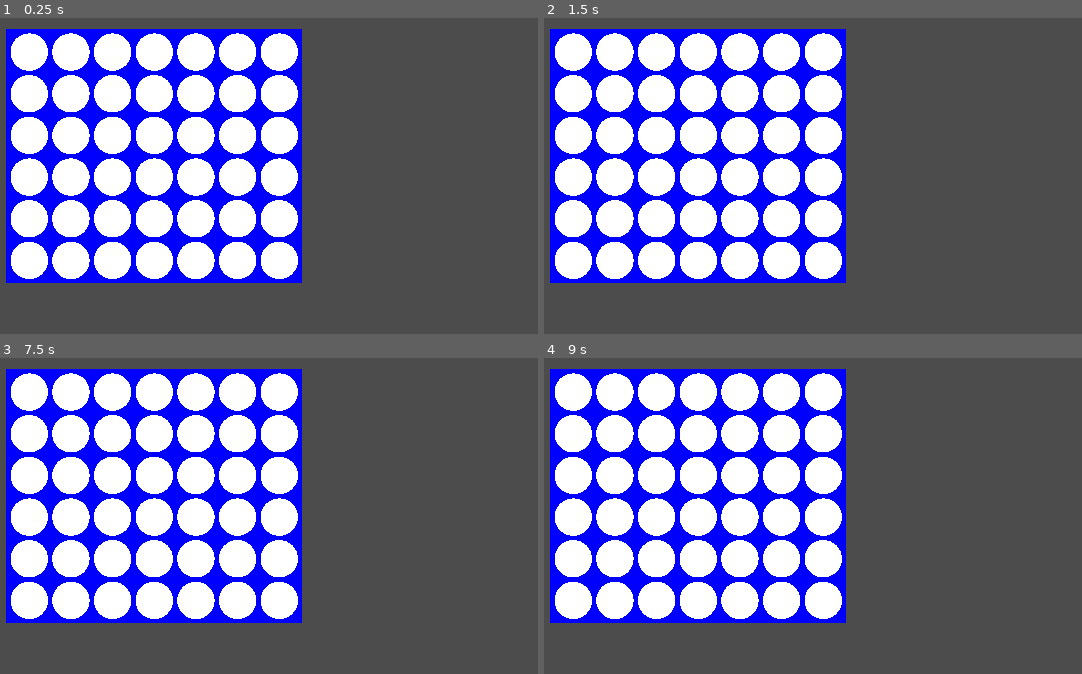
Above: before the commit, frames 1-4 (two rows, left to right).
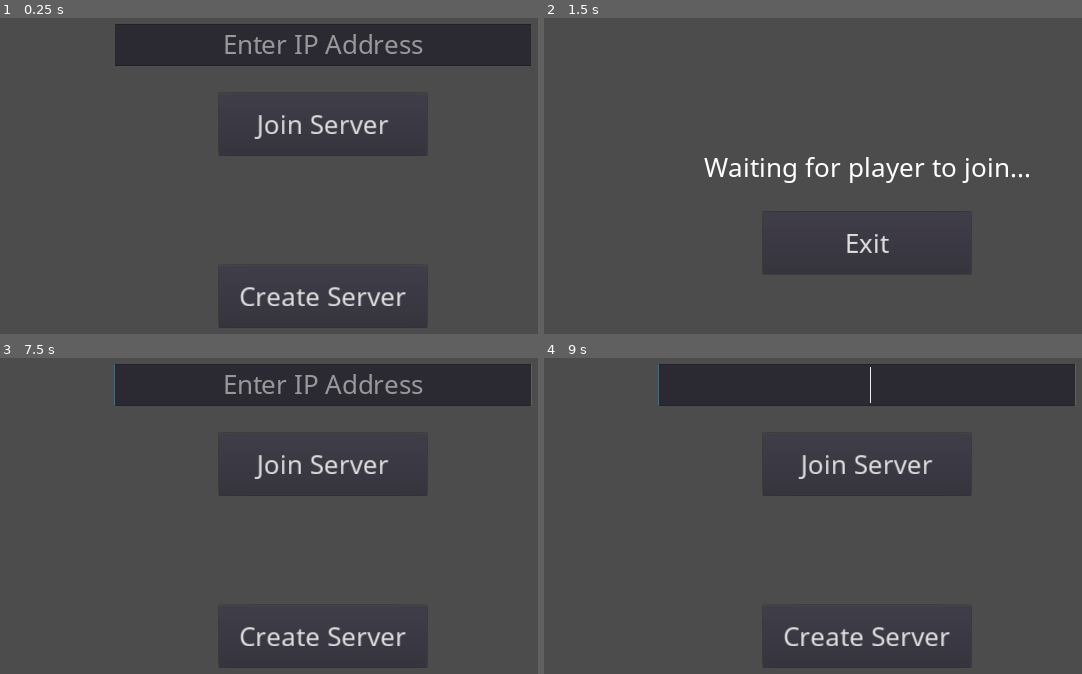
Above: after the commit, the same moments.

Repository: GarvinH/Godot-4-in-a-row
Game: Godot game, scene res://Scenes/Network_setup.tscn
The game is run twice, just before and just after one commit, with the same random seed, the same clock (stepped at 60 frames per second) and the same inputs.
Inputs (mouse positions are in pixels of both pictures, inside the frame that each line leads up to):
- Up to frame 1 (0.25 s): no input
- Up to frame 2 (1.5 s): tap Enter at 0.5 s; move the mouse to (1044, 153) at 0.52 s; click (1044, 153) at 0.6 s; click (866, 296) at 1.25 s, where only the run after the commit has a clickable "Create Server"
- Up to frame 3 (7.5 s): tap Space at 2, 3.5 s; move the mouse to (161, 538) at 2.02 s; click (161, 538) at 2.1 s; tap Enter at 2.75 s; move the mouse to (403, 414) at 2.77 s; click (403, 414) at 2.85 s; move the mouse to (285, 604) at 3.52 s; click (285, 604) at 3.6 s; click (322, 465) at 4.25 s, where only the run after the commit has a clickable "Join Server"; move the mouse to (outside the picture) at 5.02 s; click (outside the picture) at 5.1 s; move the mouse to (80, 446) at 5.77 s; click (80, 446) at 5.85 s; move the mouse to (360, 516) at 6.52 s; click (360, 516) at 6.6 s; move the mouse to (204, 402) at 7.27 s; click (204, 402) at 7.35 s
- Up to frame 4 (9 s): tap Enter at 8 s; move the mouse to (1044, 493) at 8.02 s; click (1044, 493) at 8.1 s; tap Space at 8.75 s; move the mouse to (705, 538) at 8.77 s; click (705, 538) at 8.85 s

The runs differ from the first frame. In frame 1, 51% of the frame differs, in the area x 1-99%, y 1-99%; in frame 2, 45%; in frame 3, 51%; in frame 4, 52%.

Commit message:
Handle player move and sending it to opponent

Diff:
--- /dev/null
+++ b/Scenes/GameScene.tscn
@@ -0,0 +1,8 @@
+[gd_scene format=2]
+
+[node name="GameScene" type="Control"]
+anchor_right = 1.0
+anchor_bottom = 1.0
+__meta__ = {
+"_edit_use_anchors_": false
+}
--- /dev/null
+++ b/Scenes/Games.tscn
@@ -0,0 +1,3 @@
+[gd_scene format=2]
+
+[node name="Games" type="Node"]
--- a/Scripts/Game.gd
+++ b/Scripts/Game.gd
@@ -1,4 +1,6 @@
 extends Control
+
+class_name Game
 
 enum GridVal {EMPTY, YELLOW, RED};
 
@@ -8,12 +10,26 @@
 const y_start = 200;
 const chip_radius = 45;
 const grid_chip_gap = 10
+const width = 100*num_cols;
+const height = 100*num_rows;
+const x_end = x_start+width;
+const y_end = y_start+height;
+
+var is_starting_player : bool
+var is_local_turn : bool
 
 # cols then rows
 var grid : = [[]];
 
+func _init(starting_player : bool):
+	is_starting_player = starting_player
+	is_local_turn = starting_player
+
 func _ready():
 	grid = init_grid();
+
+func _process(delta):
+	update()
 
 func init_grid() -> Array:
 	var new_grid = [];
@@ -26,11 +42,49 @@
 	return new_grid;
 
 func _draw():
-	var width = 100*num_cols;
-	var height = 100*num_rows;
-	var x_end = x_start+width;
-	var y_end = y_start+height;
-	draw_rect(Rect2(x_start, y_start - grid_chip_gap, width + grid_chip_gap, height + grid_chip_gap), Color.blue)
-	for i in range(num_cols):
-		for j in range(num_rows):
-			draw_circle(Vector2(x_start + grid_chip_gap + chip_radius*(i+1) + (chip_radius+grid_chip_gap)*i, y_end - grid_chip_gap - chip_radius * (j+1) - (chip_radius+grid_chip_gap)*j), chip_radius, Color.white)
+	if self.is_network_master():
+		draw_rect(Rect2(x_start, y_start - grid_chip_gap, width + grid_chip_gap, height + grid_chip_gap), Color.blue)
+		for i in range(num_cols):
+			if (is_local_turn):
+				var preview_chip_origin = _get_chip_origin(i, num_rows)
+				var mouse_pos_x = get_viewport().get_mouse_position().x
+				if (mouse_pos_x > preview_chip_origin.x - chip_radius and mouse_pos_x < preview_chip_origin.x + chip_radius):
+					draw_circle(preview_chip_origin, chip_radius, Color.green)
+					if (Input.is_action_just_pressed("mouse_left")):
+						var chip_color = GridVal.YELLOW if is_starting_player else GridVal.RED
+						if (_play(i, chip_color)):
+							rpc("_play", i, chip_color)
+
+			for j in range(num_rows):
+				var chip_color : Color;
+				match grid[i][j]:
+					GridVal.EMPTY:
+						chip_color = Color.white;
+					GridVal.YELLOW:
+						chip_color = Color.yellow;
+					GridVal.RED:
+						chip_color = Color.red;
+
+				draw_circle(_get_chip_origin(i,j), chip_radius, chip_color)
+
+func _get_chip_origin(col : int, row : int) -> Vector2:
+	return Vector2(x_start + grid_chip_gap + chip_radius*(col+1) + (chip_radius+grid_chip_gap)*col, y_end - grid_chip_gap - chip_radius * (row+1) - (chip_radius+grid_chip_gap)*row)
+
+# Play on the board
+func play(col : int, chip_color : int) -> bool:
+	if (col >= 0 and col < num_cols):
+		for i in range(num_rows):
+			if (grid[col][i] == GridVal.EMPTY):
+				grid[col][i] = chip_color
+				is_local_turn = !is_local_turn
+				return true
+	return false
+
+# Play on the board, then try to update other players
+remote func _play(col: int, chip_color : int) -> bool:
+	var rtn = play(col, chip_color)
+	if (rtn):
+		for child in Games.get_children():
+			if (child.get_name() != self.get_name()):
+				child.play(col, chip_color)
+	return rtn
--- a/Scripts/Network_setup.gd
+++ b/Scripts/Network_setup.gd
@@ -10,10 +10,14 @@
 	get_tree().connect("connection_failed", self, "_connected_fail")
 	get_tree().connect("server_disconnected", self, "_server_disconnected")
 
-	get_tree().change_scene("res://Scenes/Game.tscn")
-
 func _player_connected(id) -> void:
 	print("Player " + str(id) + " has connected")
+
+	instance_game(id)
+
+	if (get_tree().get_network_unique_id() == 1):
+		instance_game(get_tree().get_network_unique_id())
+		get_tree().change_scene("res://Scenes/GameScene.tscn")
 
 func _player_disconnected(id) -> void:
 	print("Player " + str(id) + " has disconnected")
@@ -21,11 +25,13 @@
 func _connected_to_server() -> void:
 	print("Connected to server")
 
+	instance_game(get_tree().get_network_unique_id())
+	get_tree().change_scene("res://Scenes/GameScene.tscn")
+
 func _on_Create_server_pressed():
 	$Main_screen.hide()
 	$Create_server.show()
 	Network.create_server()
-
 
 func _on_Join_server_pressed():
 	var server_join_ip = $Main_screen/Join_ip.text
@@ -37,3 +43,13 @@
 func _on_Exit_pressed():
 	$Create_server.hide()
 	$Main_screen.show()
+
+func instance_game(id) -> void:
+	var game_instance : Game
+	if (id == 1):
+		game_instance = Game.new(true)
+	else:
+		game_instance = Game.new(false)
+	Games.add_child(game_instance)
+	game_instance.name = str(id)
+	game_instance.set_network_master(id)
--- a/project.godot
+++ b/project.godot
@@ -8,6 +8,16 @@
 
 config_version=4
 
+_global_script_classes=[ {
+"base": "Control",
+"class": "Game",
+"language": "GDScript",
+"path": "res://Scripts/Game.gd"
+} ]
+_global_script_class_icons={
+"Game": ""
+}
+
 [application]
 
 config/name="Connect 4"
@@ -17,6 +27,7 @@
 [autoload]
 
 Network="*res://Scripts/Network.gd"
+Games="*res://Scenes/Games.tscn"
 
 [display]
 
@@ -25,10 +36,14 @@
 window/stretch/mode="2d"
 window/stretch/aspect="keep"
 
+[input]
+
+mouse_left={
+"deadzone": 0.5,
+"events": [ Object(InputEventMouseButton,"resource_local_to_scene":false,"resource_name":"","device":0,"alt":false,"shift":false,"control":false,"meta":false,"command":false,"button_mask":0,"position":Vector2( 0, 0 ),"global_position":Vector2( 0, 0 ),"factor":1.0,"button_index":1,"pressed":false,"doubleclick":false,"script":null)
+ ]
+}
+
 [physics]
 
 common/enable_pause_aware_picking=true
-
-[rendering]
-
-environment/default_environment="res://default_env.tres"
Binary file added: icon.png
Not shown, added: icon.png.import
